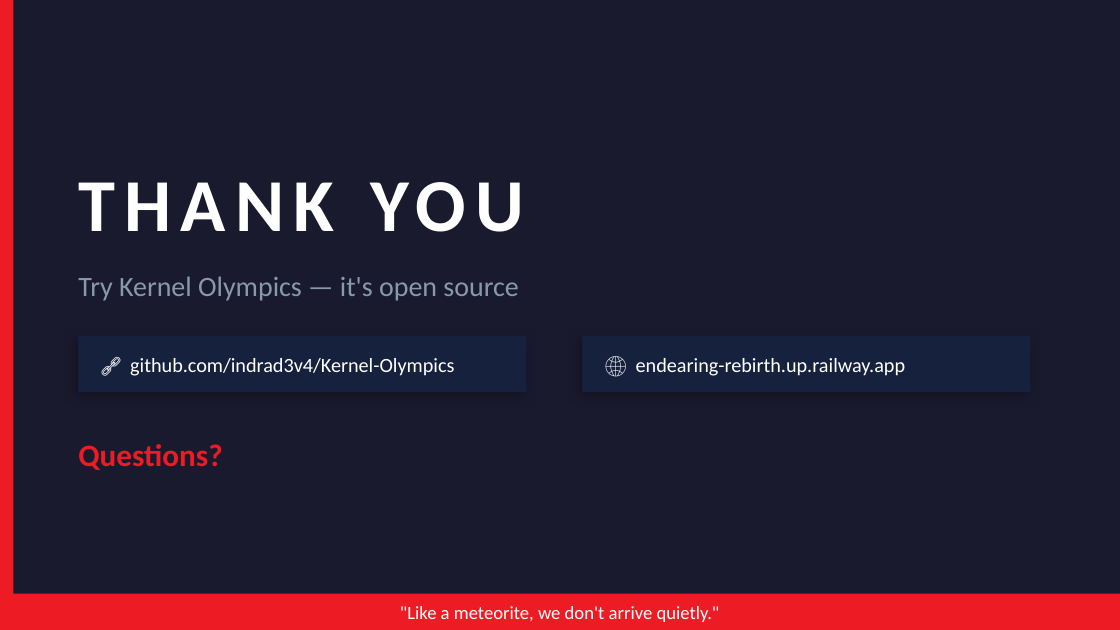
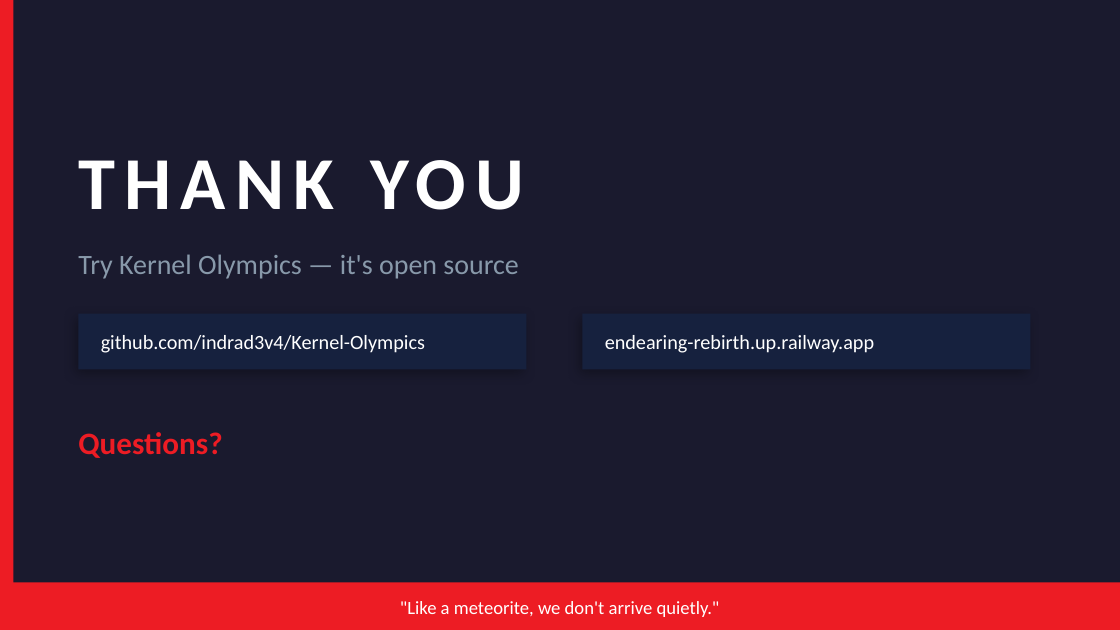
Before and after one commit to indrad3v4/Kernel-Olympics, a slide deck: slide 9 of slides/KernelOlympics_Deck.pptx. Drawn at 1120x630 pixels with LibreOffice and Linux fonts; fonts in the diff are those of the drawing. Boxes give left, top, right and bottom in pixels: in the first picture for what was removed or moved away, otherwise in the second. Text is boxed around its words. In the diff, an @@ line names an element or a change of style, - is before the commit and + after.

```diff
--- a/slides/KernelOlympics_Deck.pptx
+++ b/slides/KernelOlympics_Deck.pptx
@@ text "THANK YOU": place and size @@
-text "THANK YOU" at [78,146,1030,258]
+text "THANK YOU" at [78,123,1030,235]
@@ text "Try Kernel Olympics — it's ...": place and size @@
-text "Try Kernel Olympics — it's ..." at [78,276,518,301]
+text "Try Kernel Olympics — it's ..." at [78,254,518,279]
@@ rectangle: place and size @@
-rectangle at [78,336,526,392]
+rectangle at [78,314,526,370]
@@ rectangle: place and size @@
-rectangle at [582,336,1030,392]
+rectangle at [582,314,1030,370]
@@ text at [101,335,425,353]: text changed @@
-🔗 github.com/indrad3v4/Kernel-Olympics
+github.com/indrad3v4/Kernel-Olympics
@@ text at [605,335,874,353]: text changed @@
-🌐 endearing-rebirth.up.railway.app
+endearing-rebirth.up.railway.app
@@ text "Questions?": place and size @@
-text "Questions?" at [78,444,222,470]
+text "Questions?" at [78,432,222,458]
@@ rectangle: place and size @@
-rectangle at [0,594,1120,630]
+rectangle at [0,582,1120,629]
@@ text ""Like a meteorite, we don't ...": place and size @@
-text ""Like a meteorite, we don't ..." at [400,606,720,622]
+text ""Like a meteorite, we don't ..." at [400,601,720,617]
```
Also in this commit, not shown: 8 other slides changed, 3 other files.
